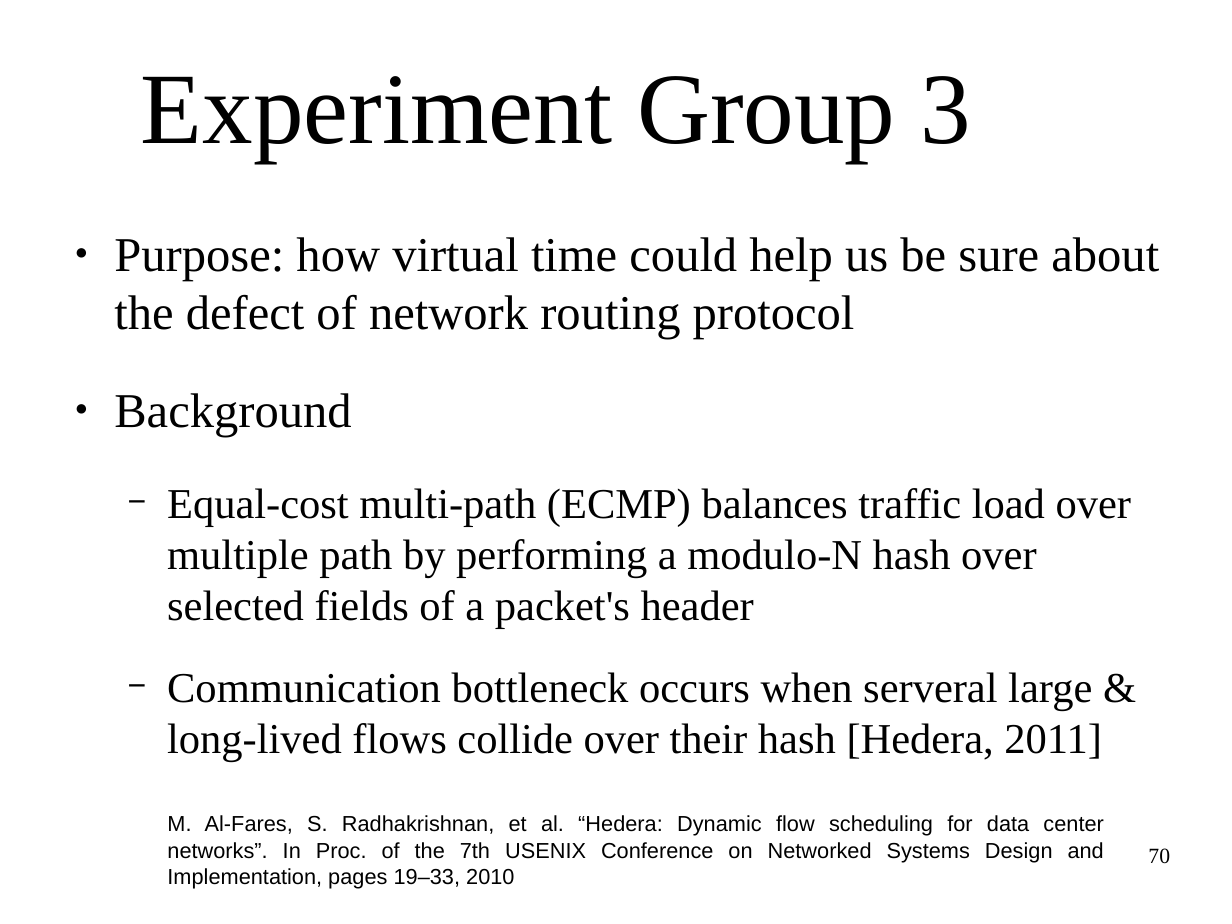
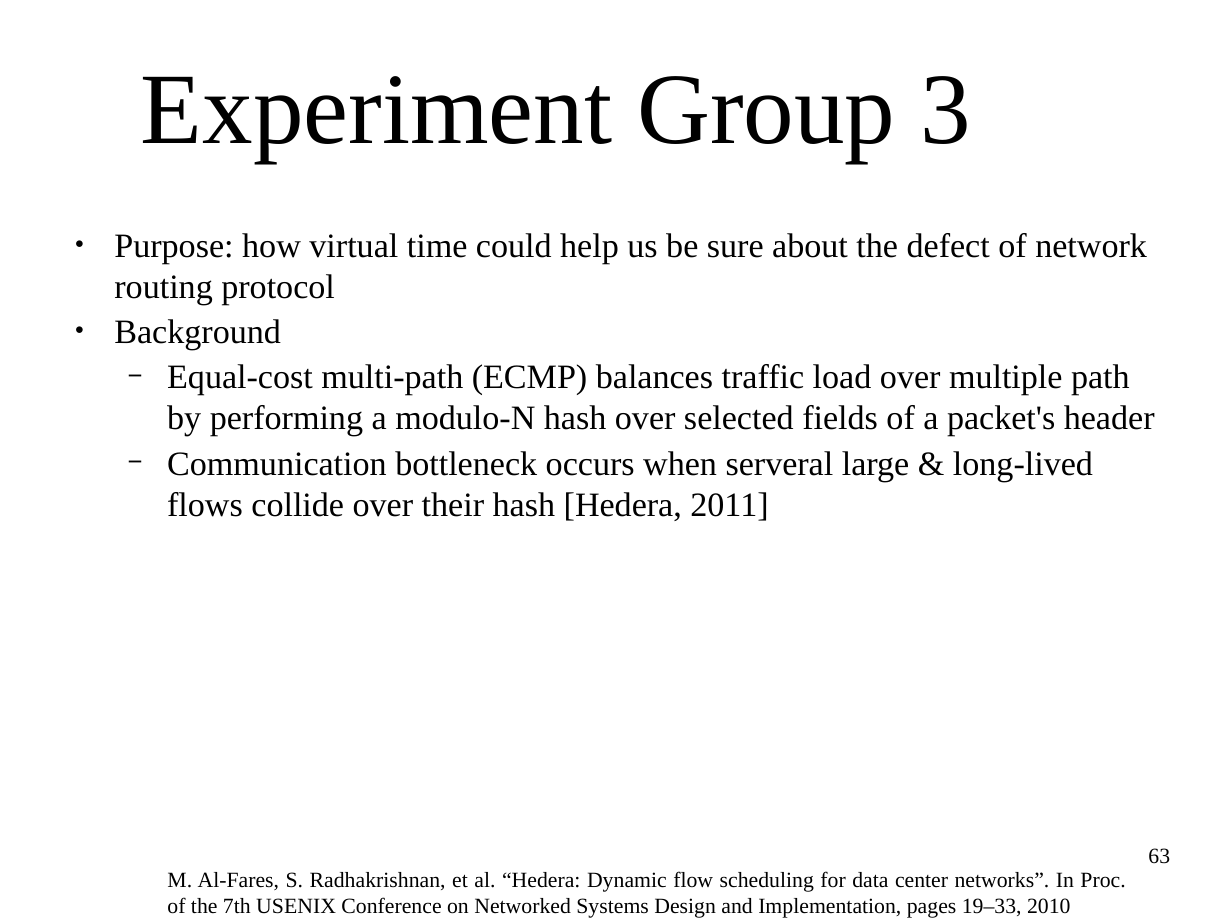
Before and after one commit to littlepretty/OralExam2015, a slide deck: slide 63 of VirtualTime.odp (slide 70 before the commit). Drawn at 1232x924 pixels with LibreOffice and Linux fonts; fonts in the diff are those of the drawing; background and template pictures are left out. Boxes give left, top, right and bottom in pixels: in the first picture for what was removed or moved away, otherwise in the second. Text is boxed around its words. In the diff, an @@ line names an element or a change of style, - is before the commit and + after.

```diff
--- a/VirtualTime.odp
+++ b/VirtualTime.odp
@@ text "Purpose: how virtual time could ..." at (114, 233, 1155, 521): size 31.3 to 22 pt in "Purpose: how virtual time could help us ...", "Background"; size 27.4 to 22 pt in "Equal-cost multi-path (ECMP) balances traffic load over ...", "Communication bottleneck occurs when serveral large & ..."; less space between paragraphs @@
@@ text "M. Al-Fares, S. Radhakrishnan, et ...": place and size @@
-text "M. Al-Fares, S. Radhakrishnan, et ..." at (167, 815, 1104, 888)
+text "M. Al-Fares, S. Radhakrishnan, et ..." at (167, 871, 1125, 918)
@@ text "M. Al-Fares, S. Radhakrishnan, et ..." at (167, 871, 1125, 918): font Arial to Times New Roman @@
@@ page number at (1148, 848, 1170, 864): text changed @@
-70
+63
```
Also in this commit, not shown: 1 other slide changed, 9 slides added, 7 slides removed.
